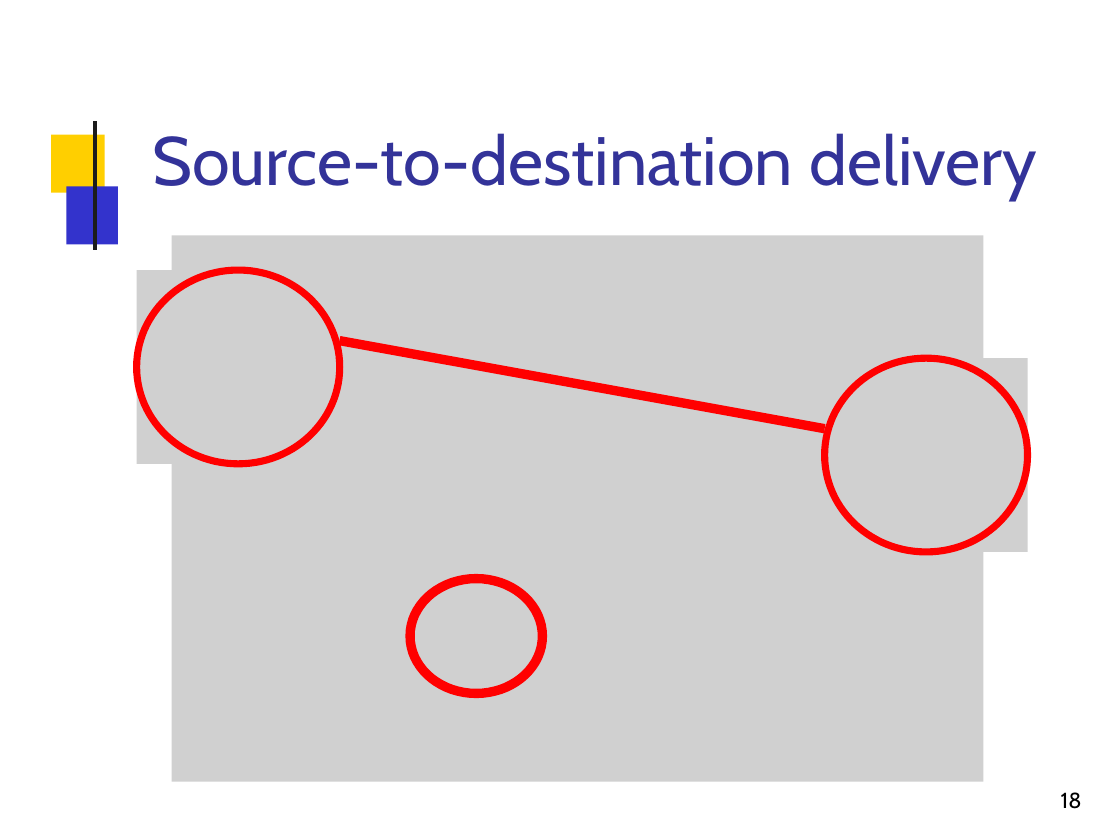
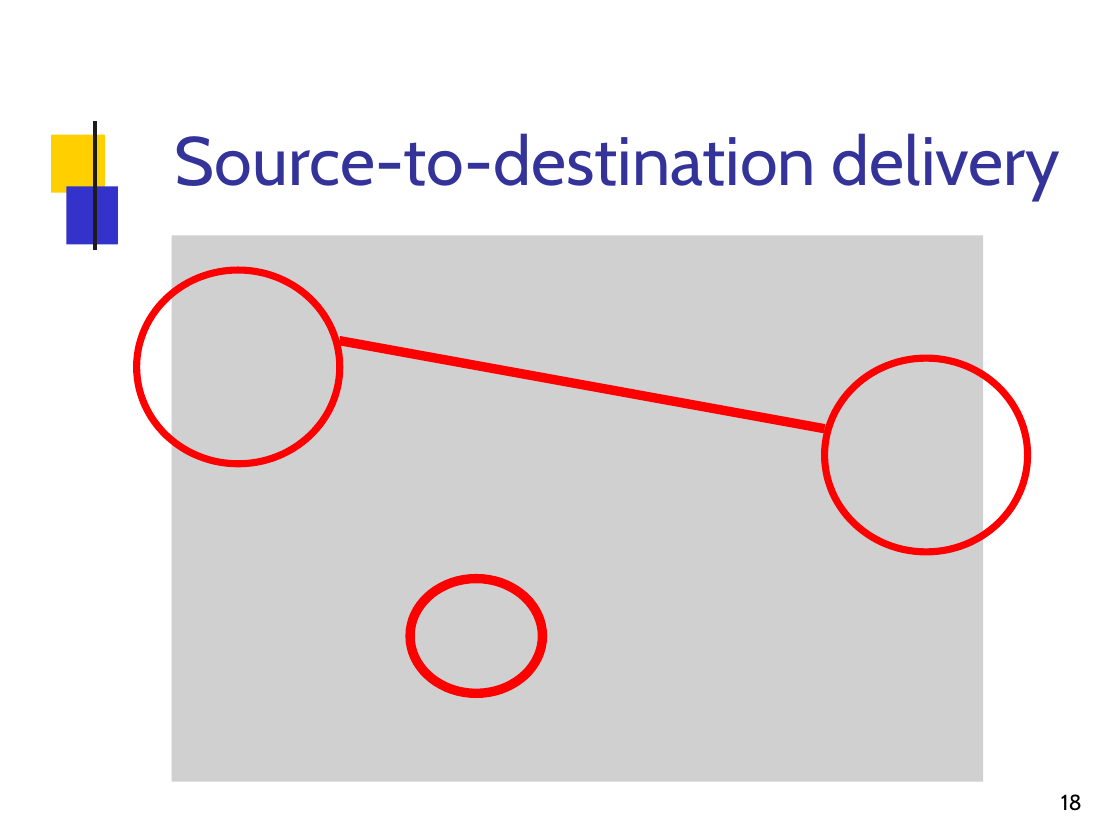
Before and after one commit to Al0nesauurs/etc, a slide deck: slide 18 of networkStudy/2015-02-204421-ipv4-parti.pptx. Drawn at 1120x840 pixels with LibreOffice and Linux fonts; fonts in the diff are those of the drawing; grey boxes stand for pictures; background and template pictures are left out. Boxes give left, top, right and bottom in pixels: in the first picture for what was removed or moved away, otherwise in the second. Text is boxed around its words. In the diff, an @@ line names an element or a change of style, - is before the commit and + after.

```diff
--- a/networkStudy/2015-02-204421-ipv4-parti.pptx
+++ b/networkStudy/2015-02-204421-ipv4-parti.pptx
@@ title "Source-to-destination delivery" at <box>175,133,1060,200</box>: alignment left to centre @@
@@ freeform shape at <box>137,270,339,464</box>: outline redrawn @@
@@ picture removed at <box>137,270,339,464</box> @@
@@ freeform shape at <box>824,358,1027,552</box>: outline redrawn @@
@@ picture removed at <box>824,358,1027,552</box> @@
@@ page number at <box>1061,794,1082,811</box>: line spacing 15.4pt to 15.5pt @@
```
Also in this commit, not shown: 42 other slides changed, 1 other file.
